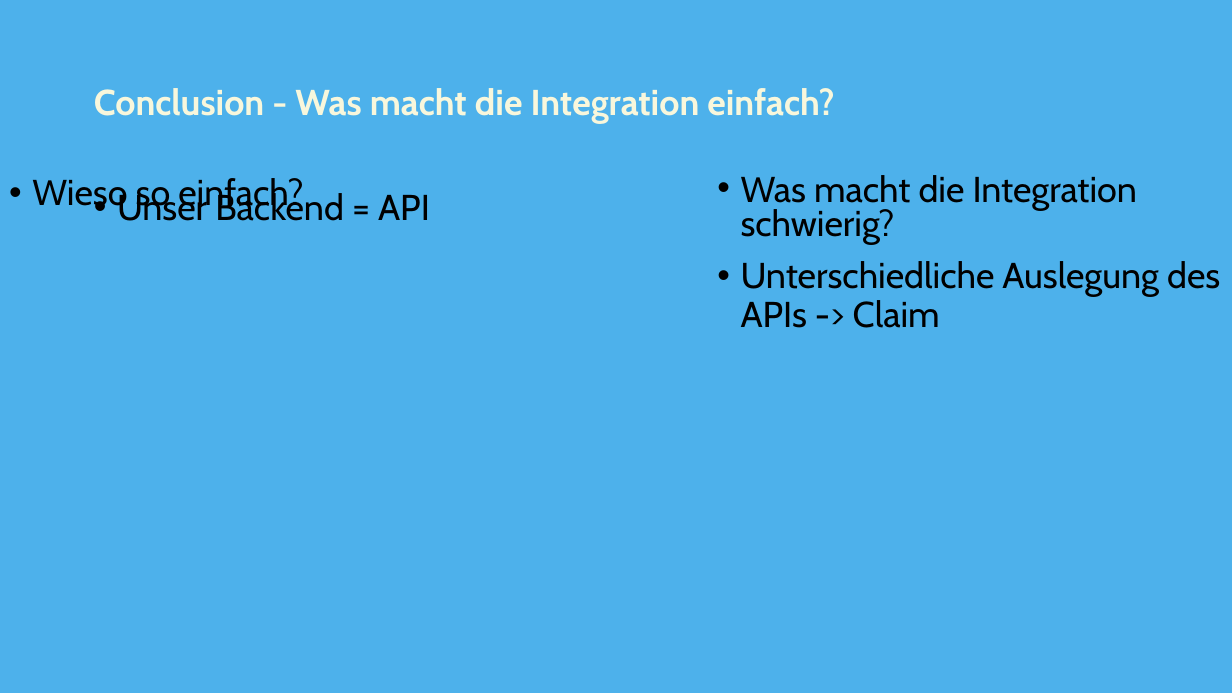
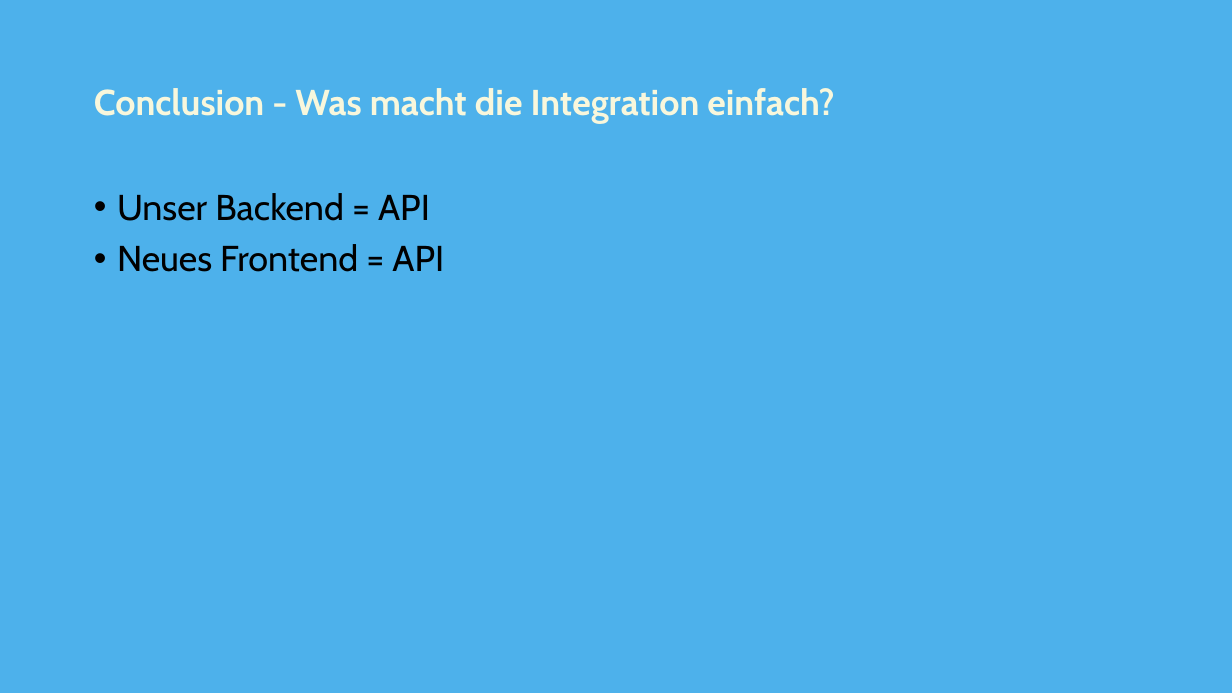
Before and after one commit to swaechter/fhnw-wodss, a slide deck: slide 4 of doc/Prasentation2.pptx. Drawn at 1232x693 pixels with LibreOffice and Linux fonts; fonts in the diff are those of the drawing. Boxes give left, top, right and bottom in pixels: in the first picture for what was removed or moved away, otherwise in the second. Text is boxed around its words. In the diff, an @@ line names an element or a change of style, - is before the commit and + after.

```diff
--- a/doc/Prasentation2.pptx
+++ b/doc/Prasentation2.pptx
@@ text removed at (32, 178, 303, 214) @@
-• Wieso so einfach?
@@ text removed at (741, 175, 1138, 245) @@
-• Was macht die Integration schwierig?
@@ text at (117, 244, 444, 272): paragraph added @@
+• Neues Frontend = API
@@ text removed at (741, 261, 1220, 328) @@
-• Unterschiedliche Auslegung des APIs -> Claim
```
Also in this commit, not shown: 1 other slide changed, 1 slide added, 2 slides removed.
